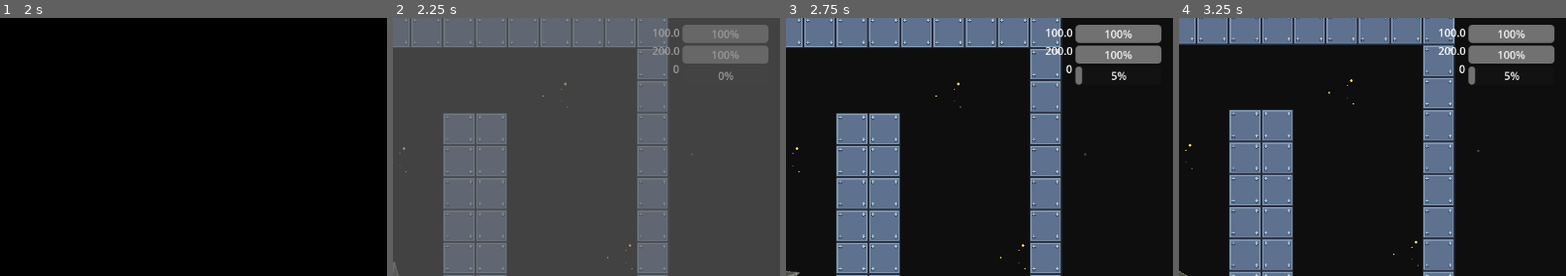
Above: before the commit, frames 1-4 (left to right).
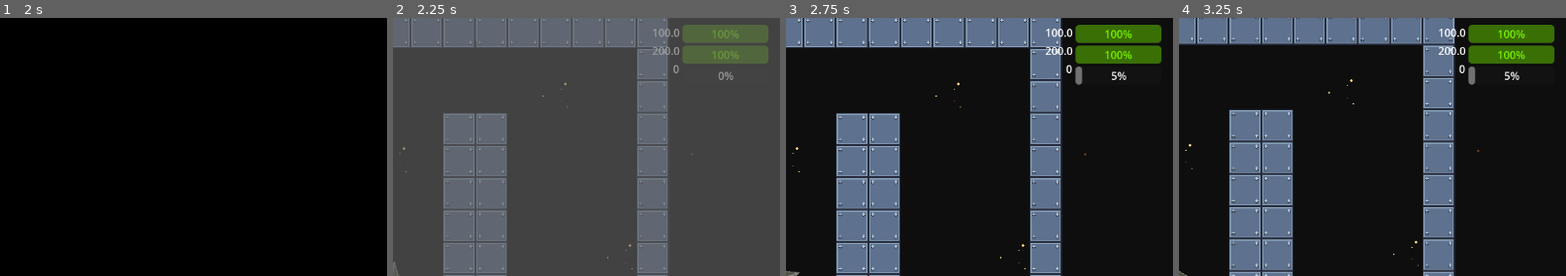
Above: after the commit, the same moments.

Repository: jacksondk/GravityRace
Game: Godot game, scene res://start.tscn
The game is run twice, just before and just after one commit, with the same random seed, the same clock (stepped at 60 frames per second) and the same inputs.
Inputs (mouse positions are % of the whole screen's width and height, from its top left):
- Up to frame 1 (2 s): click (26, 28) at 0.5 s; click (26, 28) at 1.25 s
- Up to frame 2 (2.25 s): tap Enter (ui_accept) at 2 s; hold Right (ui_right) from 2.03 s (still down)
- Up to frame 3 (2.75 s): keep holding Right (ui_right); tap Enter (ui_accept) at 2.27 s
- Up to frame 4 (3.25 s): release Right (ui_right) at 2.78 s; hold Down (ui_down) from 2.78 s (still down); tap Enter (ui_accept) at 3.02 s
The pictures show only the part of the screen within x 50-100%, y 0-50%; the shares and areas given below are measured in that part.

Frame 1 is identical in both runs. In frame 2, 3.1% of the frame differs, in the area x 74-97%, y 2-18%; in frame 3, 3.2%; in frame 4, 3.2%.

Commit message:
A dash of color to fuel and life bar

Diff:
--- a/Scripts/GUI.gd
+++ b/Scripts/GUI.gd
@@ -59,11 +59,13 @@
 func set_life(life, max_life):
 	life_label.text = str(life)
 	life_progress.value = (life / max_life)*100
+	life_progress.modulate = lerp(Color.RED, Color.LAWN_GREEN, life_progress.get_as_ratio())
 
 
 func set_fuel(fuel, max_fuel):
 	fuel_label.text = "%.1f" % fuel
 	fuel_progress.value = (fuel/max_fuel)*100
+	fuel_progress.modulate = lerp(Color.RED, Color.LAWN_GREEN, fuel_progress.get_as_ratio())
 
 func set_level(level):
 	current_level = level
